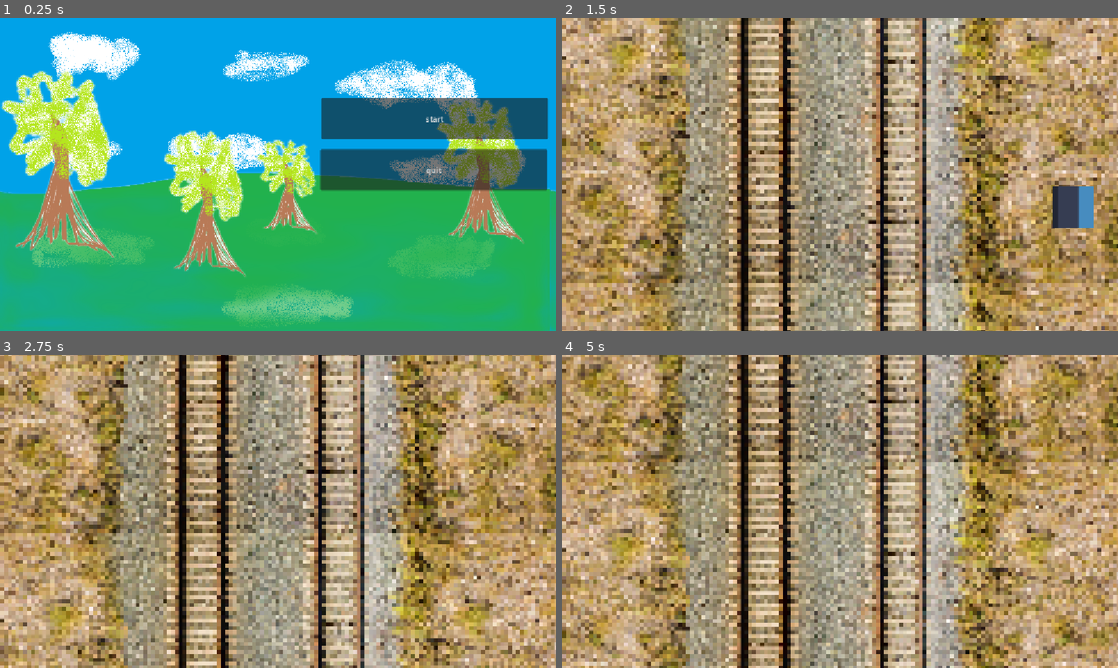
Above: before the commit, frames 1-4 (two rows, left to right).
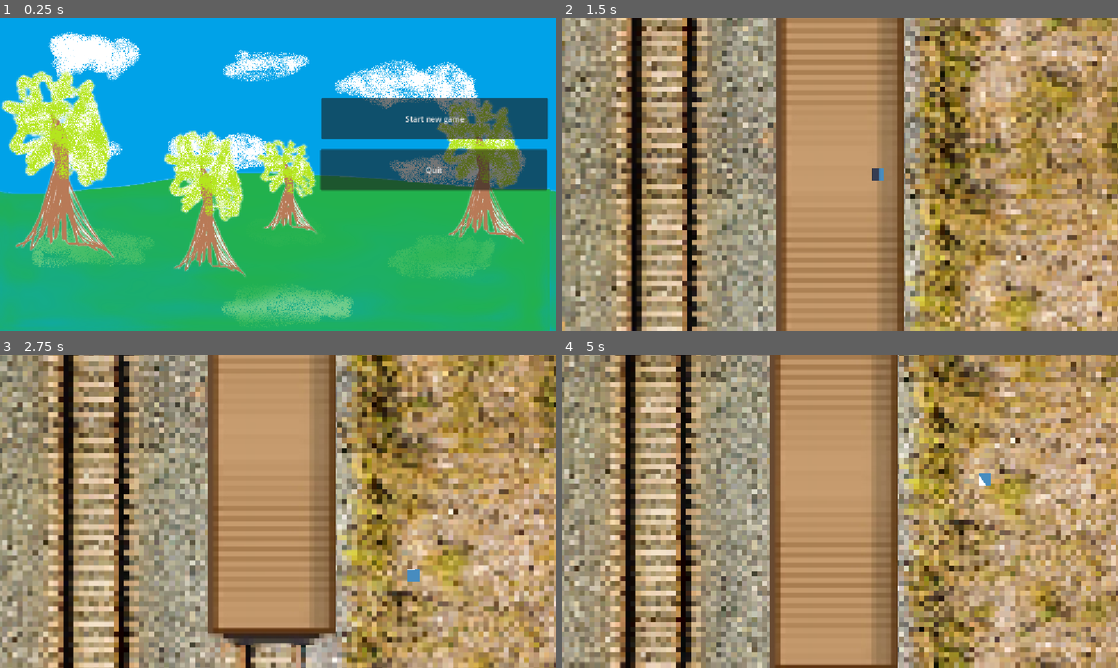
Above: after the commit, the same moments.

Repository: FallenKing12/Trainwreck
Game: Godot game, scene res://menu/menu.tscn
The game is run twice, just before and just after one commit, with the same random seed, the same clock (stepped at 60 frames per second) and the same inputs. The engine's default icon, where the game draws it, is replaced by a stand-in: a white triangle on a blue panel in a dark square.
Inputs:
- Up to frame 1 (0.25 s): no input
- Up to frame 2 (1.5 s): click "start" (after the commit: "Start new game") at 0.5 s; hold Right (ui_right) from 1.28 s (still down)
- Up to frame 3 (2.75 s): release Right (ui_right) at 2.03 s; hold Down (ui_down) from 2.03 s (still down)
- Up to frame 4 (5 s): release Down (ui_down) at 2.78 s; hold Right (ui_right) 2.78-3.53 s; hold Up (ui_up) 3.53-4.28 s; hold Left (ui_left) from 4.28 s (still down)

The runs differ from the first frame. In frame 1, 0.2% of the frame differs, in the area x 72-84%, y 31-51%; in frame 2, 87%, in the area x 0-100%, y 0-100%; in frame 3, 86%; in frame 4, 86%.

Commit message:
+ сцена вагона van

Diff:
--- a/game/game.gd
+++ b/game/game.gd
@@ -1,12 +1,12 @@
 extends Node2D
+
 
 var train_speed = 500
 
-# Called when the node enters the scene tree for the first time.
+
 func _ready() -> void:
 	pass
 
 
-# Called every frame. 'delta' is the elapsed time since the previous frame.
 func _process(delta: float) -> void:
 	$ground.scroll_offset.y += train_speed * delta
--- a/game/game.tscn
+++ b/game/game.tscn
@@ -2,131 +2,8 @@
 
 [ext_resource type="Texture2D" uid="uid://2hjduxs58hfb" path="res://game/ground.png" id="1_l1rk1"]
 [ext_resource type="Script" uid="uid://cus7upmowxrog" path="res://game/game.gd" id="1_vasa2"]
-[ext_resource type="Script" uid="uid://b8vbgqpu2fwym" path="res://game/player.gd" id="3_4fuuu"]
-[ext_resource type="Texture2D" uid="uid://cujh13ymqlm4b" path="res://icon.svg" id="4_dxrkv"]
-
-[sub_resource type="AtlasTexture" id="AtlasTexture_4fuuu"]
-atlas = ExtResource("4_dxrkv")
-region = Rect2(0, 0, 32, 32)
-
-[sub_resource type="AtlasTexture" id="AtlasTexture_dxrkv"]
-atlas = ExtResource("4_dxrkv")
-region = Rect2(32, 0, 32, 32)
-
-[sub_resource type="AtlasTexture" id="AtlasTexture_dakft"]
-atlas = ExtResource("4_dxrkv")
-region = Rect2(64, 0, 32, 32)
-
-[sub_resource type="AtlasTexture" id="AtlasTexture_u5opy"]
-atlas = ExtResource("4_dxrkv")
-region = Rect2(96, 0, 32, 32)
-
-[sub_resource type="AtlasTexture" id="AtlasTexture_y36n6"]
-atlas = ExtResource("4_dxrkv")
-region = Rect2(0, 32, 32, 32)
-
-[sub_resource type="AtlasTexture" id="AtlasTexture_l8g03"]
-atlas = ExtResource("4_dxrkv")
-region = Rect2(32, 32, 32, 32)
-
-[sub_resource type="AtlasTexture" id="AtlasTexture_j8tme"]
-atlas = ExtResource("4_dxrkv")
-region = Rect2(64, 32, 32, 32)
-
-[sub_resource type="AtlasTexture" id="AtlasTexture_3vho3"]
-atlas = ExtResource("4_dxrkv")
-region = Rect2(96, 32, 32, 32)
-
-[sub_resource type="AtlasTexture" id="AtlasTexture_qf6n1"]
-atlas = ExtResource("4_dxrkv")
-region = Rect2(0, 64, 32, 32)
-
-[sub_resource type="AtlasTexture" id="AtlasTexture_vsp63"]
-atlas = ExtResource("4_dxrkv")
-region = Rect2(32, 64, 32, 32)
-
-[sub_resource type="AtlasTexture" id="AtlasTexture_b686c"]
-atlas = ExtResource("4_dxrkv")
-region = Rect2(64, 64, 32, 32)
-
-[sub_resource type="AtlasTexture" id="AtlasTexture_hb504"]
-atlas = ExtResource("4_dxrkv")
-region = Rect2(96, 64, 32, 32)
-
-[sub_resource type="AtlasTexture" id="AtlasTexture_ee6o4"]
-atlas = ExtResource("4_dxrkv")
-region = Rect2(0, 96, 32, 32)
-
-[sub_resource type="AtlasTexture" id="AtlasTexture_4cobl"]
-atlas = ExtResource("4_dxrkv")
-region = Rect2(32, 96, 32, 32)
-
-[sub_resource type="AtlasTexture" id="AtlasTexture_ln7ps"]
-atlas = ExtResource("4_dxrkv")
-region = Rect2(64, 96, 32, 32)
-
-[sub_resource type="AtlasTexture" id="AtlasTexture_pxxsx"]
-atlas = ExtResource("4_dxrkv")
-region = Rect2(96, 96, 32, 32)
-
-[sub_resource type="SpriteFrames" id="SpriteFrames_u8s88"]
-animations = [{
-"frames": [{
-"duration": 1.0,
-"texture": SubResource("AtlasTexture_4fuuu")
-}, {
-"duration": 1.0,
-"texture": SubResource("AtlasTexture_dxrkv")
-}, {
-"duration": 1.0,
-"texture": SubResource("AtlasTexture_dakft")
-}, {
-"duration": 1.0,
-"texture": SubResource("AtlasTexture_u5opy")
-}, {
-"duration": 1.0,
-"texture": SubResource("AtlasTexture_y36n6")
-}, {
-"duration": 1.0,
-"texture": SubResource("AtlasTexture_l8g03")
-}, {
-"duration": 1.0,
-"texture": SubResource("AtlasTexture_j8tme")
-}, {
-"duration": 1.0,
-"texture": SubResource("AtlasTexture_3vho3")
-}, {
-"duration": 1.0,
-"texture": SubResource("AtlasTexture_qf6n1")
-}, {
-"duration": 1.0,
-"texture": SubResource("AtlasTexture_vsp63")
-}, {
-"duration": 1.0,
-"texture": SubResource("AtlasTexture_b686c")
-}, {
-"duration": 1.0,
-"texture": SubResource("AtlasTexture_hb504")
-}, {
-"duration": 1.0,
-"texture": SubResource("AtlasTexture_ee6o4")
-}, {
-"duration": 1.0,
-"texture": SubResource("AtlasTexture_4cobl")
-}, {
-"duration": 1.0,
-"texture": SubResource("AtlasTexture_ln7ps")
-}, {
-"duration": 1.0,
-"texture": SubResource("AtlasTexture_pxxsx")
-}],
-"loop": true,
-"name": &"default",
-"speed": 5.0
-}]
-
-[sub_resource type="CircleShape2D" id="CircleShape2D_dakft"]
-radius = 65.0
+[ext_resource type="PackedScene" uid="uid://bisvjybu7awwd" path="res://player/player.tscn" id="3_4fuuu"]
+[ext_resource type="PackedScene" uid="uid://cckip35hu2j62" path="res://van/van.tscn" id="5_dxrkv"]
 
 [node name="game" type="Node2D" unique_id=872839443]
 script = ExtResource("1_vasa2")
@@ -138,19 +15,10 @@
 texture = ExtResource("1_l1rk1")
 offset = Vector2(576, 324)
 
-[node name="player" type="CharacterBody2D" parent="." unique_id=771038712]
-script = ExtResource("3_4fuuu")
+[node name="van" parent="." unique_id=326183941 instance=ExtResource("5_dxrkv")]
+position = Vector2(701, 419)
+scale = Vector2(2, 2)
 
-[node name="AnimatedSprite2D" type="AnimatedSprite2D" parent="player" unique_id=1237119573]
-scale = Vector2(2.705, 2.705)
-sprite_frames = SubResource("SpriteFrames_u8s88")
-
-[node name="CollisionShape2D" type="CollisionShape2D" parent="player" unique_id=284936368]
-shape = SubResource("CircleShape2D_dakft")
-
-[node name="Camera2D" type="Camera2D" parent="player" unique_id=789554711]
-limit_left = 0
-limit_right = 1152
-position_smoothing_enabled = true
-drag_horizontal_enabled = true
-drag_vertical_enabled = true
+[node name="player" parent="." unique_id=166809077 instance=ExtResource("3_4fuuu")]
+position = Vector2(701, 419)
+scale = Vector2(0.23, 0.23)
--- a/menu/menu.gd
+++ b/menu/menu.gd
@@ -1,10 +1,10 @@
 extends Node2D
 
-# Called when the node enters the scene tree for the first time.
+
 func _ready() -> void:
-	pass # Replace with function body.
+	pass
 
-# Called every frame. 'delta' is the elapsed time since the previous frame.
+
 func _process(delta: float) -> void:
 	$Sky.scroll_offset.x -= 10 * delta
 	$Ground.scroll_offset.x -= 50 * delta
--- a/menu/menu.tscn
+++ b/menu/menu.tscn
@@ -34,14 +34,16 @@
 offset_top = 166.0
 offset_right = 1136.0
 offset_bottom = 251.0
-text = "start"
+text = "Start new game
+"
 
 [node name="Quit_button" type="Button" parent="." unique_id=1886044069]
 offset_left = 664.0
 offset_top = 272.0
 offset_right = 1134.0
 offset_bottom = 357.0
-text = "quit"
+text = "Quit
+"
 
 [connection signal="pressed" from="Start_button" to="." method="_on_start_button_pressed"]
 [connection signal="pressed" from="Quit_button" to="." method="_on_quit_button_pressed"]
--- a/game/player.gd
+++ b/player/player.gd
@@ -1,12 +1,15 @@
 extends CharacterBody2D
+
 
 @onready var player_animation = $AnimatedSprite2D
 
+
 const speed = 300.0
 
-func _ready():
-	global_position = Vector2(1000, 300)
+
+func _ready() -> void:
 	player_animation.play("default")
+
 
 func _physics_process(delta: float) -> void:
 	var direction_x := Input.get_axis("ui_left", "ui_right")
@@ -21,4 +24,5 @@
 	else:
 		velocity.y = move_toward(velocity.y, 0, speed)
 
+
 	move_and_slide()
--- /dev/null
+++ b/player/player.tscn
@@ -0,0 +1,145 @@
+[gd_scene format=3 uid="uid://bisvjybu7awwd"]
+
+[ext_resource type="Texture2D" uid="uid://cujh13ymqlm4b" path="res://icon.svg" id="1_oul6g"]
+[ext_resource type="Script" uid="uid://c1y032c847s1" path="res://player/player.gd" id="1_rkbax"]
+
+[sub_resource type="AtlasTexture" id="AtlasTexture_4fuuu"]
+atlas = ExtResource("1_oul6g")
+region = Rect2(0, 0, 32, 32)
+
+[sub_resource type="AtlasTexture" id="AtlasTexture_dxrkv"]
+atlas = ExtResource("1_oul6g")
+region = Rect2(32, 0, 32, 32)
+
+[sub_resource type="AtlasTexture" id="AtlasTexture_dakft"]
+atlas = ExtResource("1_oul6g")
+region = Rect2(64, 0, 32, 32)
+
+[sub_resource type="AtlasTexture" id="AtlasTexture_u5opy"]
+atlas = ExtResource("1_oul6g")
+region = Rect2(96, 0, 32, 32)
+
+[sub_resource type="AtlasTexture" id="AtlasTexture_y36n6"]
+atlas = ExtResource("1_oul6g")
+region = Rect2(0, 32, 32, 32)
+
+[sub_resource type="AtlasTexture" id="AtlasTexture_l8g03"]
+atlas = ExtResource("1_oul6g")
+region = Rect2(32, 32, 32, 32)
+
+[sub_resource type="AtlasTexture" id="AtlasTexture_j8tme"]
+atlas = ExtResource("1_oul6g")
+region = Rect2(64, 32, 32, 32)
+
+[sub_resource type="AtlasTexture" id="AtlasTexture_3vho3"]
+atlas = ExtResource("1_oul6g")
+region = Rect2(96, 32, 32, 32)
+
+[sub_resource type="AtlasTexture" id="AtlasTexture_qf6n1"]
+atlas = ExtResource("1_oul6g")
+region = Rect2(0, 64, 32, 32)
+
+[sub_resource type="AtlasTexture" id="AtlasTexture_vsp63"]
+atlas = ExtResource("1_oul6g")
+region = Rect2(32, 64, 32, 32)
+
+[sub_resource type="AtlasTexture" id="AtlasTexture_b686c"]
+atlas = ExtResource("1_oul6g")
+region = Rect2(64, 64, 32, 32)
+
+[sub_resource type="AtlasTexture" id="AtlasTexture_hb504"]
+atlas = ExtResource("1_oul6g")
+region = Rect2(96, 64, 32, 32)
+
+[sub_resource type="AtlasTexture" id="AtlasTexture_ee6o4"]
+atlas = ExtResource("1_oul6g")
+region = Rect2(0, 96, 32, 32)
+
+[sub_resource type="AtlasTexture" id="AtlasTexture_4cobl"]
+atlas = ExtResource("1_oul6g")
+region = Rect2(32, 96, 32, 32)
+
+[sub_resource type="AtlasTexture" id="AtlasTexture_ln7ps"]
+atlas = ExtResource("1_oul6g")
+region = Rect2(64, 96, 32, 32)
+
+[sub_resource type="AtlasTexture" id="AtlasTexture_pxxsx"]
+atlas = ExtResource("1_oul6g")
+region = Rect2(96, 96, 32, 32)
+
+[sub_resource type="SpriteFrames" id="SpriteFrames_rkbax"]
+animations = [{
+"frames": [{
+"duration": 1.0,
+"texture": SubResource("AtlasTexture_4fuuu")
+}, {
+"duration": 1.0,
+"texture": SubResource("AtlasTexture_dxrkv")
+}, {
+"duration": 1.0,
+"texture": SubResource("AtlasTexture_dakft")
+}, {
+"duration": 1.0,
+"texture": SubResource("AtlasTexture_u5opy")
+}, {
+"duration": 1.0,
+"texture": SubResource("AtlasTexture_y36n6")
+}, {
+"duration": 1.0,
+"texture": SubResource("AtlasTexture_l8g03")
+}, {
+"duration": 1.0,
+"texture": SubResource("AtlasTexture_j8tme")
+}, {
+"duration": 1.0,
+"texture": SubResource("AtlasTexture_3vho3")
+}, {
+"duration": 1.0,
+"texture": SubResource("AtlasTexture_qf6n1")
+}, {
+"duration": 1.0,
+"texture": SubResource("AtlasTexture_vsp63")
+}, {
+"duration": 1.0,
+"texture": SubResource("AtlasTexture_b686c")
+}, {
+"duration": 1.0,
+"texture": SubResource("AtlasTexture_hb504")
+}, {
+"duration": 1.0,
+"texture": SubResource("AtlasTexture_ee6o4")
+}, {
+"duration": 1.0,
+"texture": SubResource("AtlasTexture_4cobl")
+}, {
+"duration": 1.0,
+"texture": SubResource("AtlasTexture_ln7ps")
+}, {
+"duration": 1.0,
+"texture": SubResource("AtlasTexture_pxxsx")
+}],
+"loop": true,
+"name": &"default",
+"speed": 5.0
+}]
+
+[sub_resource type="CircleShape2D" id="CircleShape2D_g1dw6"]
+radius = 65.0
+
+[node name="CharacterBody2D" type="CharacterBody2D" unique_id=243388541]
+script = ExtResource("1_rkbax")
+
+[node name="AnimatedSprite2D" type="AnimatedSprite2D" parent="." unique_id=91374584]
+scale = Vector2(2.705, 2.705)
+sprite_frames = SubResource("SpriteFrames_rkbax")
+
+[node name="CollisionShape2D" type="CollisionShape2D" parent="." unique_id=674375338]
+shape = SubResource("CircleShape2D_g1dw6")
+
+[node name="Camera2D" type="Camera2D" parent="." unique_id=308574644]
+zoom = Vector2(1.305, 1.305)
+limit_left = 0
+limit_right = 1152
+position_smoothing_enabled = true
+drag_horizontal_enabled = true
+drag_vertical_enabled = true
--- /dev/null
+++ b/van/van.tscn
@@ -0,0 +1,8 @@
+[gd_scene format=3 uid="uid://cckip35hu2j62"]
+
+[ext_resource type="Texture2D" uid="uid://dlloxf0y84r2y" path="res://van/van1.png" id="1_8p0ca"]
+
+[node name="van" type="Node2D" unique_id=326183941]
+
+[node name="Sprite2D" type="Sprite2D" parent="." unique_id=1460860021]
+texture = ExtResource("1_8p0ca")
Not shown, removed: game/player.gd.uid
Not shown, added: player/player.gd.uid
Binary file added: van/van1.png
Not shown, added: van/van1.png.import
